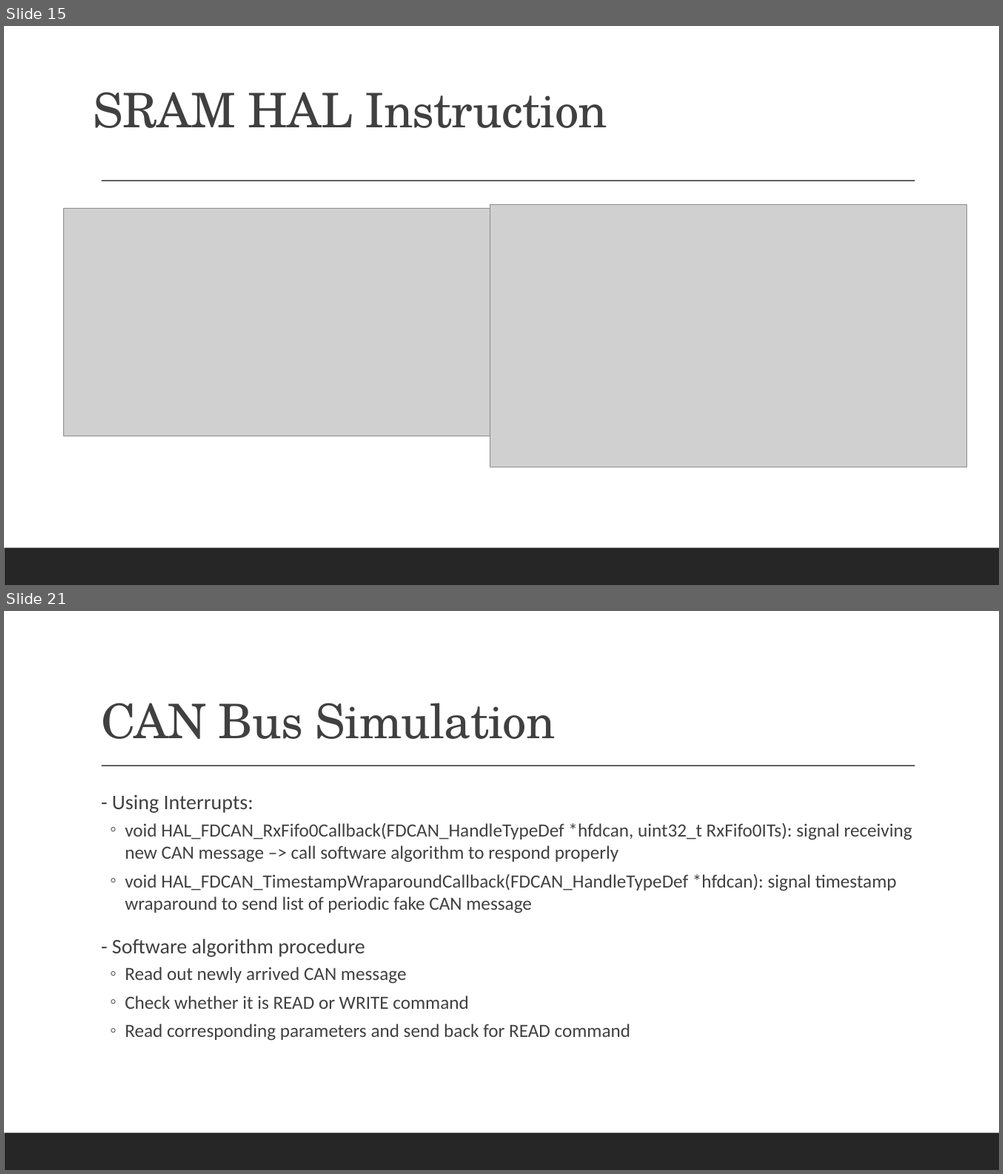
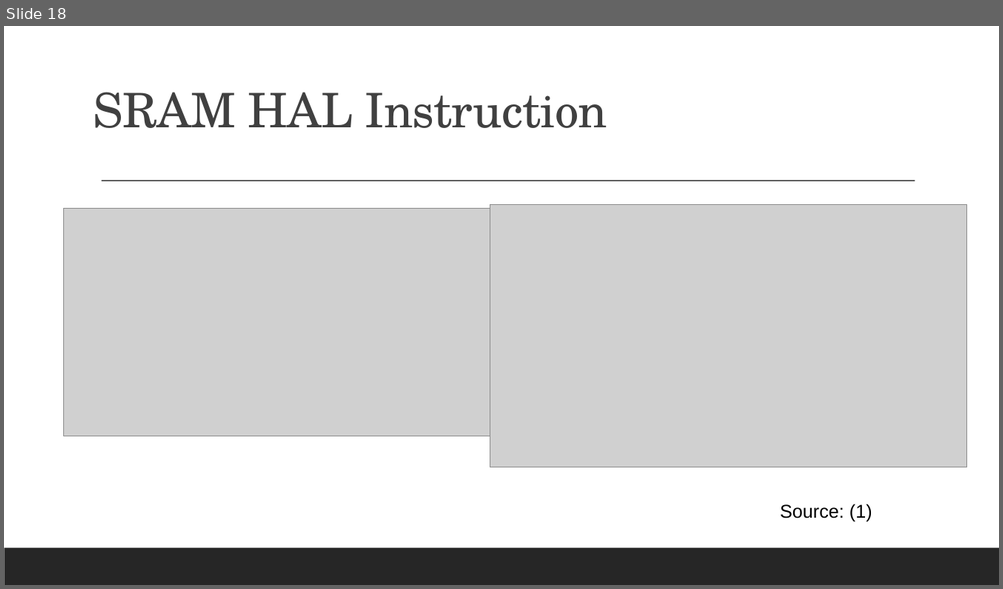
Before and after one commit to meomotminh/CAN-HAL, a slide deck: Thesis Present/PPT/Workshop 3 Presentation.odp. Shown one above the other, each under a label of ours: slides 15 and 21 before the commit, slide 18 after it; the slides between them are not shown. The pictures are 1003x1174 and 1003x589 pixels, drawn with LibreOffice and Linux fonts; fonts in the diff are those of the drawing; grey boxes stand for pictures. Boxes give left, top, right and bottom in pixels: in the first picture for what was removed or moved away, otherwise in the second. Text is boxed around its words. In the diff, an @@ line names an element or a change of style, - is before the commit and + after.

```diff
--- a/Thesis Present/PPT/Workshop 3 Presentation.odp
+++ b/Thesis Present/PPT/Workshop 3 Presentation.odp
@@ slide 21 removed at <box>4,611,999,1170</box>, background #FFFFFF; not listed: 2 template elements that a slide beside it also shows @@
@@ title removed at <box>101,703,555,739</box> @@
-CAN Bus Simulation
@@ text removed at <box>112,795,912,1041</box> @@
-  - Using Interrupts:
-  ◦ void HAL_FDCAN_RxFifo0Callback(FDCAN_HandleTypeDef *hfdcan, uint32_t RxFifo0ITs): signal receiving new CAN message –> call software algorithm to respond properly
-  ◦ void HAL_FDCAN_TimestampWraparoundCallback(FDCAN_HandleTypeDef *hfdcan): signal timestamp wraparound to send list of periodic fake CAN message
-  - Software algorithm procedure
-  ◦ Read out newly arrived CAN message
-  ◦ Check whether it is READ or WRITE command
-  ◦ Read corresponding parameters and send back for READ command
@@ what was slide 15 is now slide 18 @@
@@ slide 18 changed as well @@
@@ text added at <box>780,504,872,522</box>, 18 pt, text #000000 @@
+Source: (1)
```
Also in this commit, not shown: 9 other slides changed, 12 slides added, 13 other slides removed, 7 other files.
